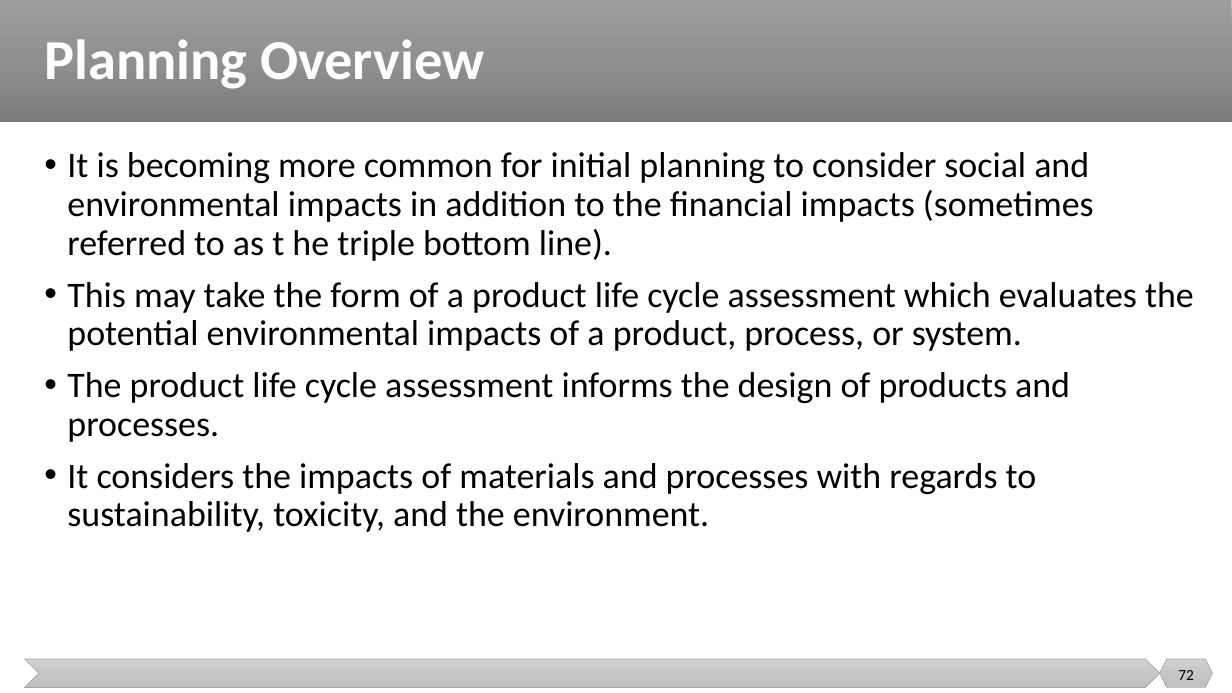
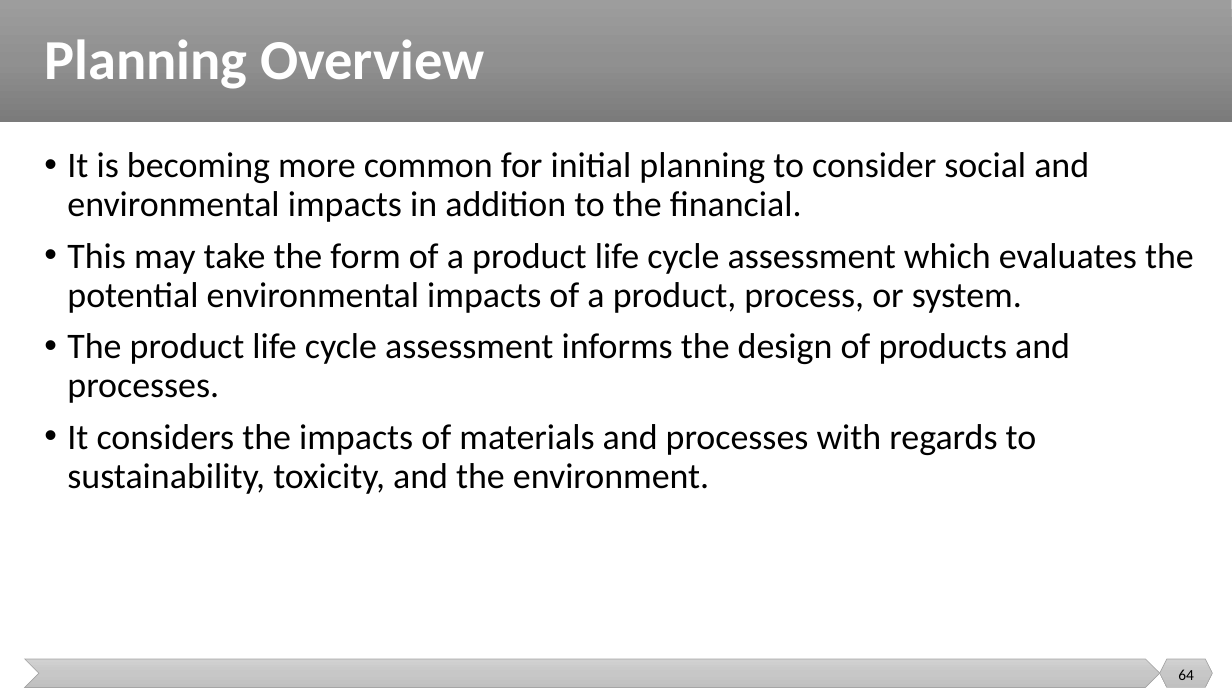
Before and after one commit to malenezi/malenezi, a slide deck: slide 64 of SE423/Lectures/1-Introduction/Project Performance Domains.pptx (slide 72 before the commit). Drawn at 1232x693 pixels with LibreOffice and Linux fonts; fonts in the diff are those of the drawing. Boxes give left, top, right and bottom in pixels: in the first picture for what was removed or moved away, otherwise in the second. Text is boxed around its words. In the diff, an @@ line names an element or a change of style, - is before the commit and + after.

```diff
--- a/SE423/Lectures/1-Introduction/Project Performance Domains.pptx
+++ b/SE423/Lectures/1-Introduction/Project Performance Domains.pptx
@@ text at [67, 152, 1089, 222]: text changed @@
-• It is becoming more common for initial planning to consider social and environmental impacts in addition to the financial impacts (sometimes referred to as t he triple bottom line).
+• It is becoming more common for initial planning to consider social and environmental impacts in addition to the financial.
@@ page number at [1178, 669, 1194, 680]: text changed @@
-72
+64
```
Also in this commit, not shown: 9 other slides changed, 9 slides removed, 1 other file.
